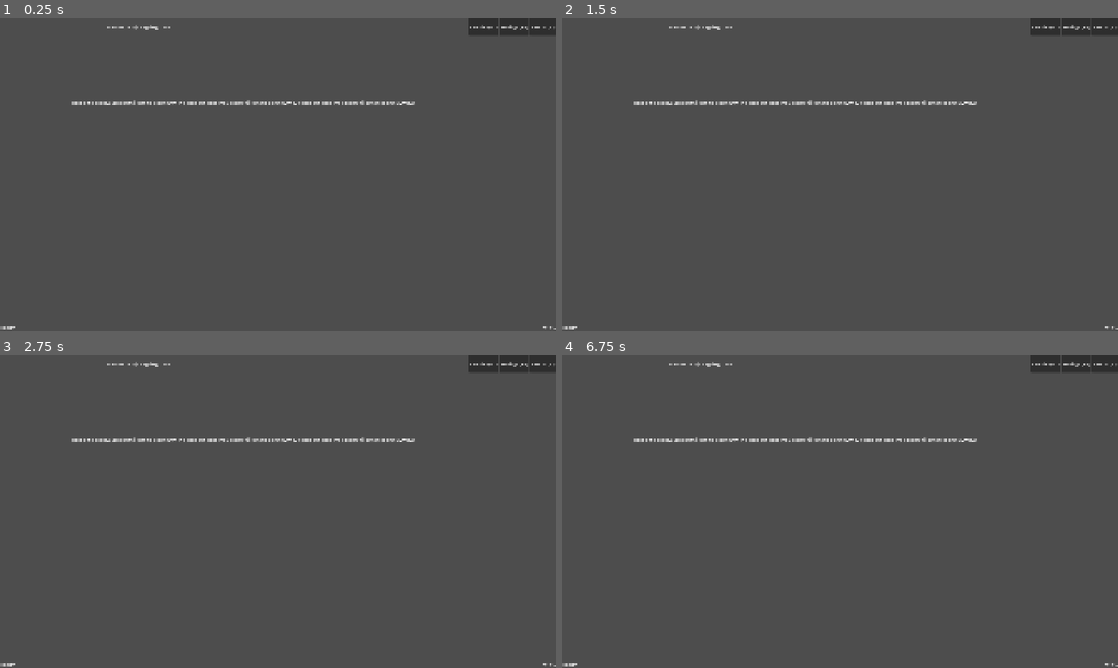
Above: before the commit, frames 1-4 (two rows, left to right).
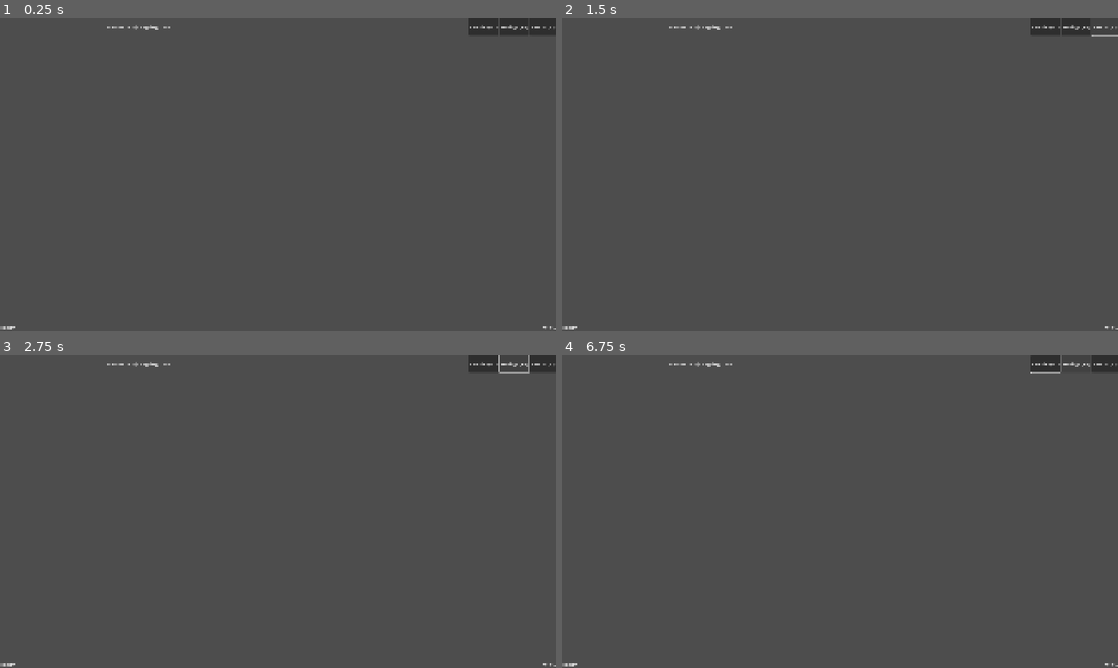
Above: after the commit, the same moments.

Repository: Mathijs-Bakker/glove80-ninja
Game: Godot game, scene res://src/main/main.tscn
The game is run twice, just before and just after one commit, with the same random seed, the same clock (stepped at 60 frames per second) and the same inputs.
Inputs:
- Up to frame 1 (0.25 s): no input
- Up to frame 2 (1.5 s): click "Practice (F1)" at 0.5 s; click "Profile (F3)" at 1.25 s
- Up to frame 3 (2.75 s): click "Settings (F2)" at 2 s
- Up to frame 4 (6.75 s): tap one key every 0.75 s from 2.85 s: Q Shift Ctrl Alt Backspace Tab; hold S 3.53-4.28 s; hold S from 5.78 s (still down)

The runs differ from the first frame. In frame 1, 0.5% of the frame differs, in the area x 12-75%, y 26-28%; in frame 2, 0.6%; in frame 3, 0.6%, in the area x 12-96%, y 0-28%; in frame 4, 0.6%.
Error after the commit: Parse Error: Preload file "res://assets/fonts/Ubuntu_Mono/UbuntuMono-Regular.ttf" does not exist. (res://src/typing/typing_controller.gd:27)

Commit message:
Wip: Wrapping text to max width

Diff:
--- a/glove80-ninja/src/typing/typing_controller.gd
+++ b/glove80-ninja/src/typing/typing_controller.gd
@@ -7,47 +7,74 @@
 
 # var _config_service: ConfigService
 var _text: String
-# var theme: Theme
+var _font: Font
+var theme: Theme
 
 
 func _ready() -> void:
-	# theme = load("res://themes/dark.tres")
-	_render_text()
-
+	var max_width := _text_layer.size.x
+	_render_text(max_width)
 
 func initialize(p_text: String) -> void:
 	_text = p_text
-	_text = "abcd efg abcd xyz abcdefghij klm no p qrst uvw xyz abcd efg abcd xyz abcdefghij klm no p qrst uvw xyz abcd efg abcd xyz abcdefghij klm no p qrst uvw xyz"
+	_text = "abc defgh ij klm nopq rstuvw xyz ab cdefghijklmnop qr stvwuxyz abc defgh ij klm nopq rstuvw xyz ab cdefghijklmnop qr stvwuxyz"
 
-
-func _render_text() -> void:
+func _render_text(p_max_width: float) -> void:
 	if _text.is_empty():
 		return
 
-	var last_position: Vector2 = Vector2(0.0, 0.0)
+	var font_size := 60
+	_font = preload("res://assets/fonts/Ubuntu_Mono/UbuntuMono-Regular.ttf")
+	var line_height := _font.get_height(font_size)
 
-	for i in _text.length():
-		var c = _text[i]
+	var cursor_x := 0.0
+	var cursor_y := 0.0
 
-		var label := Label.new()
-		var font_metrics = get_font_metrics(label, c)
+	# First handle manual newlines
+	var lines := _text.split("\n", false)
 
-		if c == "\n":
-			last_position.x = 0.0
-			last_position.y += font_metrics.y
-			continue
+	for line in lines:
+		var words := line.split(" ", false)
 
-		label.text = c
+		for word_index in words.size():
+			var word := words[word_index]
 
-		label.add_theme_font_size_override("font_metrics", 60)
-		label.set_anchors_preset(Control.PRESET_TOP_LEFT)
+			# measure full word width (including punctuation etc.)
+			var word_width := 0.0
+			for c in word:
+				word_width += _font.get_char_size(c.unicode_at(0), font_size).x
 
-		# positioning:
-		label.position.x = last_position.x
-		last_position.x += font_metrics.x
-		label.custom_minimum_size = Vector2(font_metrics.x, font_metrics.y)
+			var space_width := _font.get_char_size(" ".unicode_at(0), font_size).x
+			if word_index < words.size() - 1:
+				word_width += space_width
 
-		_text_layer.add_child(label)
+			# wrap if needed
+			if cursor_x + word_width > p_max_width:
+				cursor_x = 0.0
+				cursor_y += line_height
+
+			# render word
+			for c in word:
+				var label := Label.new()
+				label.text = c
+				label.add_theme_font_override("font", _font)
+				label.add_theme_font_size_override("font_size", font_size)
+				label.set_anchors_preset(Control.PRESET_TOP_LEFT)
+
+				var char_width := _font.get_char_size(c.unicode_at(0), font_size).x
+				label.position = Vector2(cursor_x, cursor_y)
+				label.custom_minimum_size = Vector2(char_width, line_height)
+
+				_text_layer.add_child(label)
+				cursor_x += char_width
+
+			# add space
+			if word_index < words.size() - 1:
+				cursor_x += space_width
+
+		# manual line break -> reset x and move y down
+		cursor_x = 0.0
+		cursor_y += line_height
 
 
 func get_font_metrics(p_label: Label, p_character: String) -> Vector2:
Not shown: 1 places in glove80-ninja/src/keyboard/keyboard.tscn that only renumber resources
Not shown: 1 places in glove80-ninja/src/practice/practice_controller.tscn that only renumber resources
Not shown: 1 places in glove80-ninja/src/ui/components/text_display.tscn that only renumber resources
